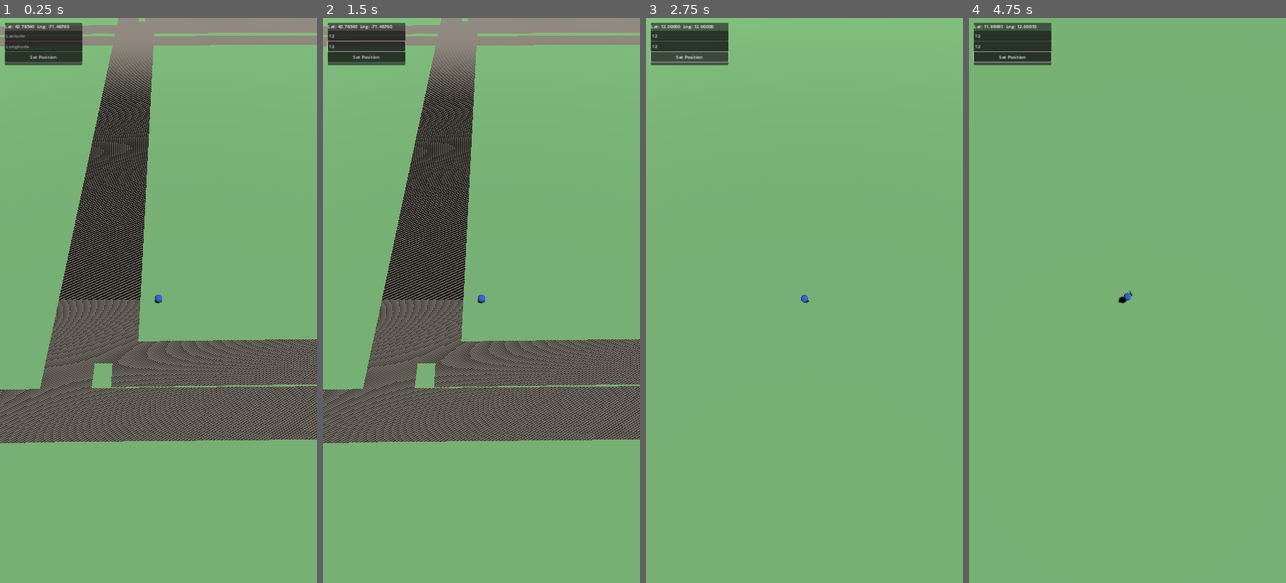
Above: before the commit, frames 1-4 (left to right).
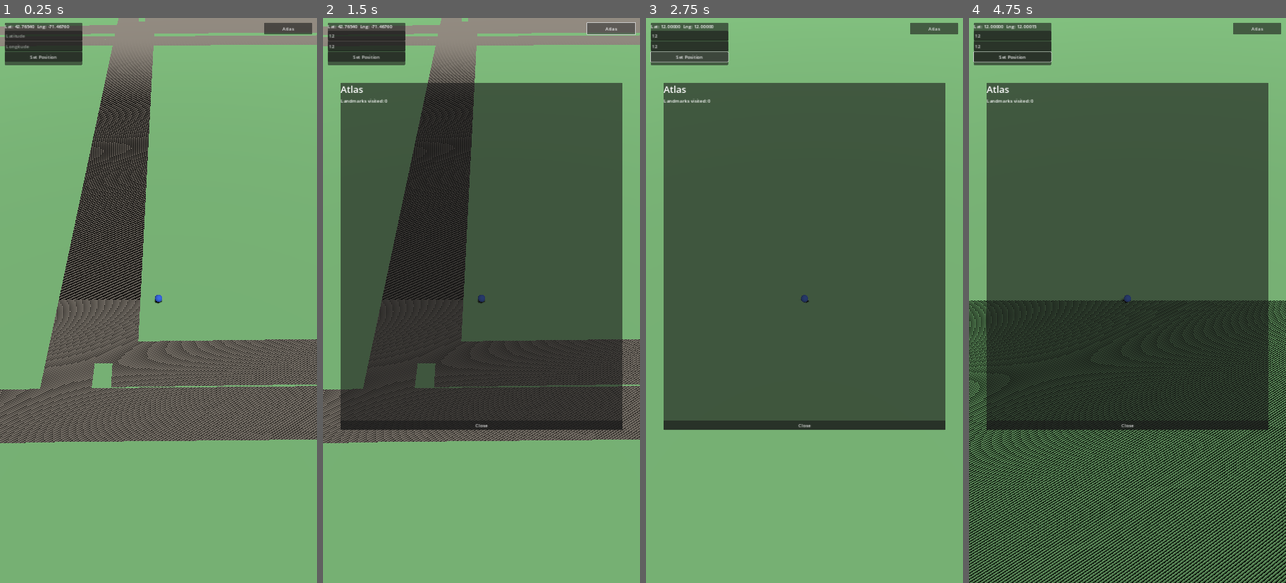
Above: after the commit, the same moments.

Repository: Dominic339/Shared-Skies
Game: Godot game, scene res://scenes/Main.tscn
The game is run twice, just before and just after one commit, with the same random seed, the same clock (stepped at 60 frames per second) and the same inputs.
Inputs (mouse positions are in pixels of both pictures, inside the frame that each line leads up to):
- Up to frame 1 (0.25 s): no input
- Up to frame 2 (1.5 s): click (367, 34) at 0.52 s; type "12" at 0.6 s; click (367, 46) at 0.75 s; type "12" at 0.83 s; click (611, 29) at 1.25 s, where only the run after the commit has a clickable "Atlas"
- Up to frame 3 (2.75 s): click "Set Position" at 2 s
- Up to frame 4 (4.75 s): tap Enter at 2.75 s; move the mouse to (1197, 272) at 2.77 s; hold D 2.78-3.5 s; click (1197, 272) at 2.92 s; drag from (1064, 328) to (1111, 413) at 3.52 s; tap Space at 4.25 s; move the mouse to (1159, 176) at 4.27 s; hold D from 4.28 s (still down)

The runs differ from the first frame. In frame 1, 0.3% of the frame differs, in the area x 83-99%, y 0-3%; in frame 2, 48%; in frame 3, 55%; in frame 4, 82%, in the area x 0-100%, y 0-100%.

Commit message:
Add minimal Atlas: every Landmark grouped by Community, visited state highlighted
First real Atlas milestone -- answers "where have I been?" rather than
just recording visits invisibly in the database. A new atlas_view
(security_invoker, same pattern as landmarks_map_view) joins every
published Landmark to the calling wayfinder's own visit record via a
single query, relying entirely on the existing RLS policies on
landmarks/communities/visits rather than duplicating their logic.

Client side: an always-visible Atlas button opens a full list grouped by
Community, visited entries in full color with their first-visit date,
unvisited entries present but dimmed (a collection book, not just a log
of what's been visited). Tapping an entry opens a basic details view
(name, category, code, visited status).

Requires the atlas_view migration to be applied to the live Supabase
project before this will show real data.

Diff:
--- a/client/scenes/Main.tscn
+++ b/client/scenes/Main.tscn
@@ -1,10 +1,11 @@
-[gd_scene load_steps=9 format=3]
+[gd_scene load_steps=10 format=3]
 
 [ext_resource type="Script" path="res://scripts/main.gd" id="1"]
 [ext_resource type="Script" path="res://scripts/dev_location_ui.gd" id="2"]
 [ext_resource type="Script" path="res://scripts/orbit_camera.gd" id="3"]
 [ext_resource type="Script" path="res://scripts/landmark_display_ui.gd" id="4"]
 [ext_resource type="Script" path="res://scripts/map_tile_loader.gd" id="5"]
+[ext_resource type="Script" path="res://scripts/atlas_ui.gd" id="6"]
 
 [sub_resource type="PlaneMesh" id="PlaneMesh_1"]
 size = Vector2(6000, 6000)
@@ -92,3 +93,64 @@
 
 [node name="CloseButton" type="Button" parent="LandmarkDisplay/Panel/VBoxContainer"]
 text = "Close"
+
+[node name="AtlasButton" type="CanvasLayer" parent="."]
+
+[node name="Button" type="Button" parent="AtlasButton"]
+offset_left = 900.0
+offset_top = 16.0
+offset_right = 1064.0
+offset_bottom = 56.0
+text = "Atlas"
+
+[node name="AtlasUI" type="CanvasLayer" parent="."]
+script = ExtResource("6")
+
+[node name="Panel" type="PanelContainer" parent="AtlasUI"]
+offset_left = 60.0
+offset_top = 220.0
+offset_right = 1020.0
+offset_bottom = 1400.0
+
+[node name="VBoxContainer" type="VBoxContainer" parent="AtlasUI/Panel"]
+
+[node name="TitleLabel" type="Label" parent="AtlasUI/Panel/VBoxContainer"]
+theme_override_font_sizes/font_size = 32
+text = "Atlas"
+
+[node name="TotalVisitsLabel" type="Label" parent="AtlasUI/Panel/VBoxContainer"]
+text = "Landmarks visited: 0"
+
+[node name="ScrollContainer" type="ScrollContainer" parent="AtlasUI/Panel/VBoxContainer"]
+custom_minimum_size = Vector2(0, 900)
+size_flags_vertical = 3
+
+[node name="EntriesContainer" type="VBoxContainer" parent="AtlasUI/Panel/VBoxContainer/ScrollContainer"]
+size_flags_horizontal = 3
+
+[node name="CloseButton" type="Button" parent="AtlasUI/Panel/VBoxContainer"]
+text = "Close"
+
+[node name="DetailsPanel" type="PanelContainer" parent="AtlasUI"]
+offset_left = 200.0
+offset_top = 500.0
+offset_right = 880.0
+offset_bottom = 780.0
+
+[node name="VBoxContainer" type="VBoxContainer" parent="AtlasUI/DetailsPanel"]
+
+[node name="NameLabel" type="Label" parent="AtlasUI/DetailsPanel/VBoxContainer"]
+theme_override_font_sizes/font_size = 28
+text = "Landmark Name"
+
+[node name="CategoryLabel" type="Label" parent="AtlasUI/DetailsPanel/VBoxContainer"]
+text = "Category: --"
+
+[node name="CodeLabel" type="Label" parent="AtlasUI/DetailsPanel/VBoxContainer"]
+text = "LM000000"
+
+[node name="VisitedLabel" type="Label" parent="AtlasUI/DetailsPanel/VBoxContainer"]
+text = "Not yet visited"
+
+[node name="CloseButton" type="Button" parent="AtlasUI/DetailsPanel/VBoxContainer"]
+text = "Close"
--- /dev/null
+++ b/client/scripts/atlas_ui.gd
@@ -0,0 +1,94 @@
+extends CanvasLayer
+
+# Minimal Atlas: "where have I been?" -- every published Landmark grouped
+# by Community, visited ones highlighted with their first-visit date,
+# unvisited ones present but dimmed (a collection book, not just a visit
+# log) so the shared visits table gets a permanent, player-visible home.
+
+signal closed
+
+@onready var panel: PanelContainer = $Panel
+@onready var total_visits_label: Label = $Panel/VBoxContainer/TotalVisitsLabel
+@onready var entries_container: VBoxContainer = $Panel/VBoxContainer/ScrollContainer/EntriesContainer
+@onready var close_button: Button = $Panel/VBoxContainer/CloseButton
+
+@onready var details_panel: PanelContainer = $DetailsPanel
+@onready var details_name_label: Label = $DetailsPanel/VBoxContainer/NameLabel
+@onready var details_category_label: Label = $DetailsPanel/VBoxContainer/CategoryLabel
+@onready var details_code_label: Label = $DetailsPanel/VBoxContainer/CodeLabel
+@onready var details_visited_label: Label = $DetailsPanel/VBoxContainer/VisitedLabel
+@onready var details_close_button: Button = $DetailsPanel/VBoxContainer/CloseButton
+
+const VISITED_COLOR := Color(1, 1, 1)
+const UNVISITED_COLOR := Color(0.45, 0.45, 0.45)
+const COMMUNITY_HEADER_FONT_SIZE := 22
+
+
+func _ready() -> void:
+	close_button.pressed.connect(_on_close_pressed)
+	details_close_button.pressed.connect(_on_details_close_pressed)
+	details_panel.hide()
+	hide()
+
+
+func show_atlas() -> void:
+	details_panel.hide()
+	show()
+	await _load_entries()
+
+
+# Single query joining every published Landmark to the calling
+# wayfinder's own visit record (see atlas_view migration) -- avoids
+# stitching landmarks + visits together client-side.
+func _load_entries() -> void:
+	for child in entries_container.get_children():
+		child.queue_free()
+
+	var rows: Array = await SupabaseClient.get_table(
+		"atlas_view",
+		"select=landmark_id,code,name,category,community_name,first_visited_at,visited"
+		+ "&order=community_name,name"
+	)
+
+	var visited_count := 0
+	var current_community := ""
+	for row: Dictionary in rows:
+		var community_name: String = row.get("community_name", "")
+		if community_name != current_community:
+			current_community = community_name
+			var header := Label.new()
+			header.text = community_name
+			header.add_theme_font_size_override("font_size", COMMUNITY_HEADER_FONT_SIZE)
+			entries_container.add_child(header)
+
+		var visited: bool = row.get("visited", false)
+		if visited:
+			visited_count += 1
+
+		var entry_button := Button.new()
+		entry_button.text = row.get("name", "")
+		entry_button.modulate = VISITED_COLOR if visited else UNVISITED_COLOR
+		entry_button.pressed.connect(_on_entry_pressed.bind(row))
+		entries_container.add_child(entry_button)
+
+	total_visits_label.text = "Landmarks visited: %d" % visited_count
+
+
+func _on_entry_pressed(row: Dictionary) -> void:
+	details_name_label.text = row.get("name", "")
+	details_category_label.text = "Category: %s" % row.get("category", "")
+	details_code_label.text = row.get("code", "")
+	if row.get("visited", false):
+		details_visited_label.text = "First visited: %s" % row.get("first_visited_at", "")
+	else:
+		details_visited_label.text = "Not yet visited"
+	details_panel.show()
+
+
+func _on_details_close_pressed() -> void:
+	details_panel.hide()
+
+
+func _on_close_pressed() -> void:
+	hide()
+	closed.emit()
--- a/client/scripts/main.gd
+++ b/client/scripts/main.gd
@@ -32,6 +32,8 @@
 @onready var player_marker: Node3D = $PlayerMarker
 @onready var landmark_markers: Node3D = $LandmarkMarkers
 @onready var landmark_display: CanvasLayer = $LandmarkDisplay
+@onready var atlas_button: Button = $AtlasButton/Button
+@onready var atlas_ui: CanvasLayer = $AtlasUI
 
 var markers_by_landmark_id: Dictionary = {}
 var focused_marker: LandmarkMarker = null
@@ -44,6 +46,7 @@
 	print("Shared Skies booted.")
 	get_viewport().physics_object_picking = true
 	landmark_display.closed.connect(_on_landmark_display_closed)
+	atlas_button.pressed.connect(_on_atlas_button_pressed)
 
 	if not SupabaseClient.is_ready:
 		await SupabaseClient.authenticated
@@ -178,6 +181,10 @@
 	camera.animate_pitch_to(_pitch_before_focus)
 
 
+func _on_atlas_button_pressed() -> void:
+	atlas_ui.show_atlas()
+
+
 func _record_visit(marker: LandmarkMarker) -> void:
 	var is_first := not marker.visited
 	marker.set_visited(true)  # optimistic -- avoids double-recording if tapped again before this resolves
Not shown, added: supabase/migrations/20260718000000_atlas_view.sql
